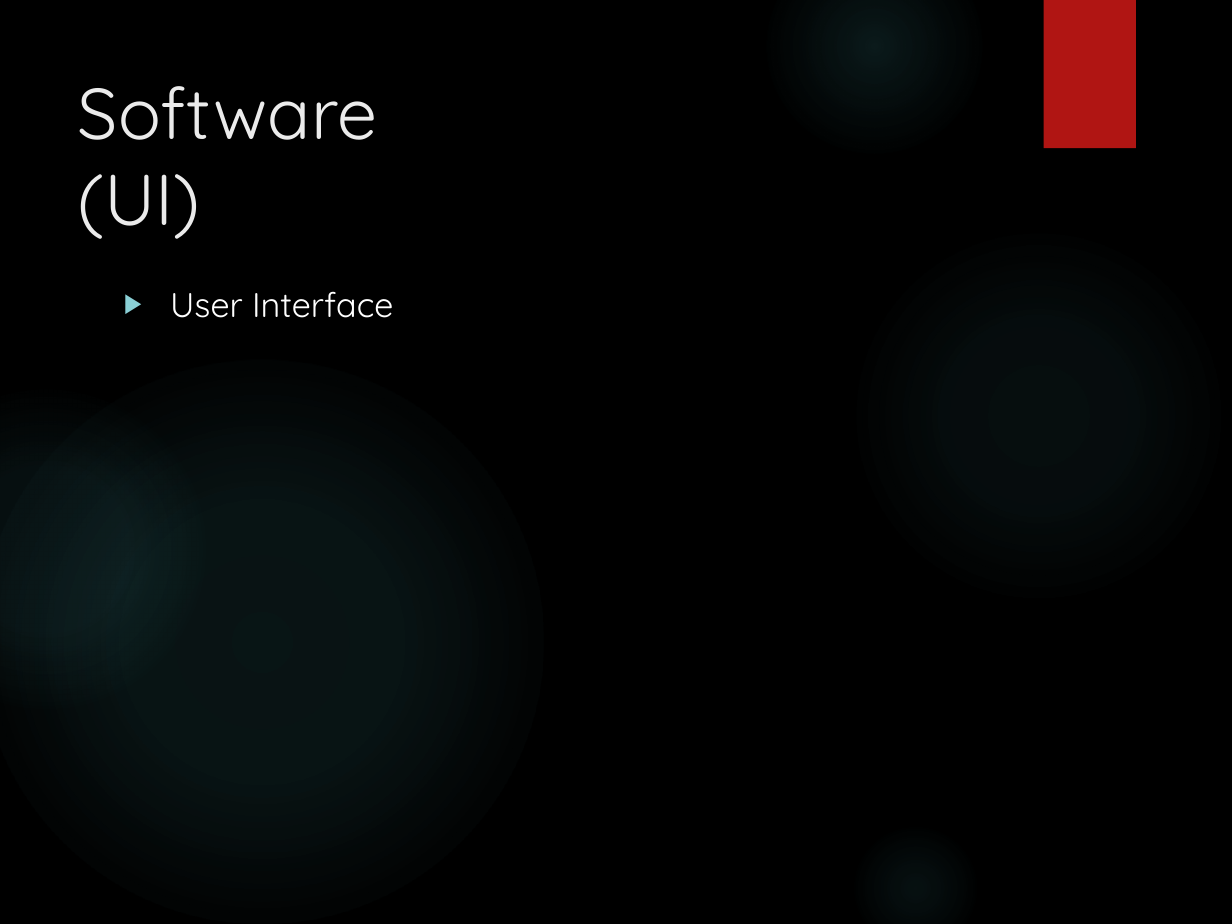
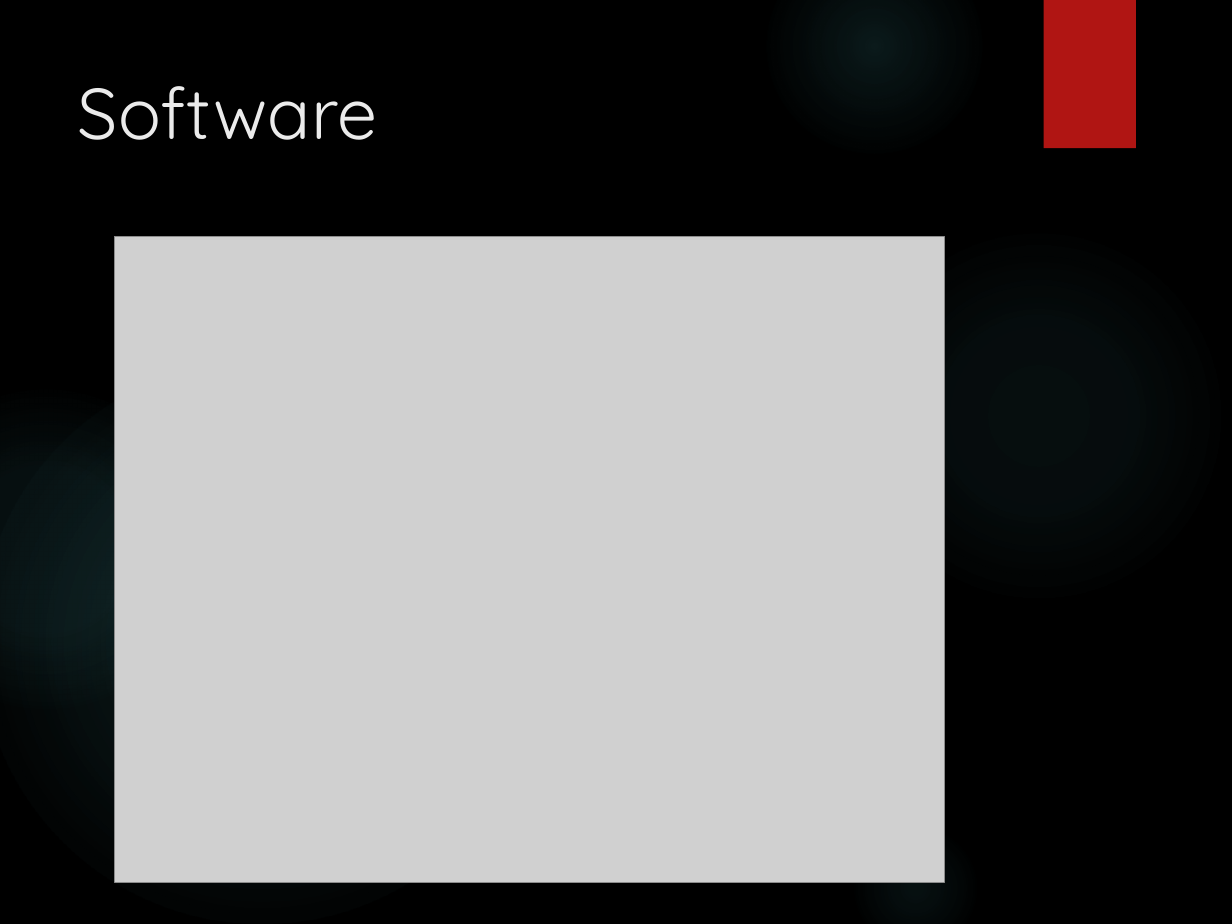
Before and after one commit to TendaiRondof/O.K.E, a slide deck: slide 7 of Präsentation/Präsentation.pptx. Drawn at 1232x924 pixels with LibreOffice and Linux fonts; fonts in the diff are those of the drawing; grey boxes stand for pictures; background and template pictures are left out. Boxes give left, top, right and bottom in pixels: in the first picture for what was removed or moved away, otherwise in the second. Text is boxed around its words. In the diff, an @@ line names an element or a change of style, - is before the commit and + after.

Commit message:
Presentation

```diff
--- a/Präsentation/Präsentation.pptx
+++ b/Präsentation/Präsentation.pptx
@@ title at [78, 86, 377, 140]: text changed @@
-Software
-(UI)
+Software
@@ picture added at [115, 237, 945, 882] @@
@@ text removed at [170, 291, 393, 318] @@
-▶ User Interface
```
Also in this commit, not shown: 3 other files.
